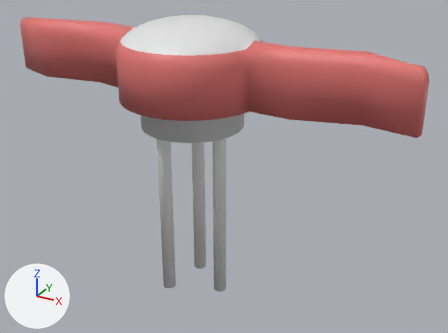
What one commit did to the Blender file CosmicKey.blend.
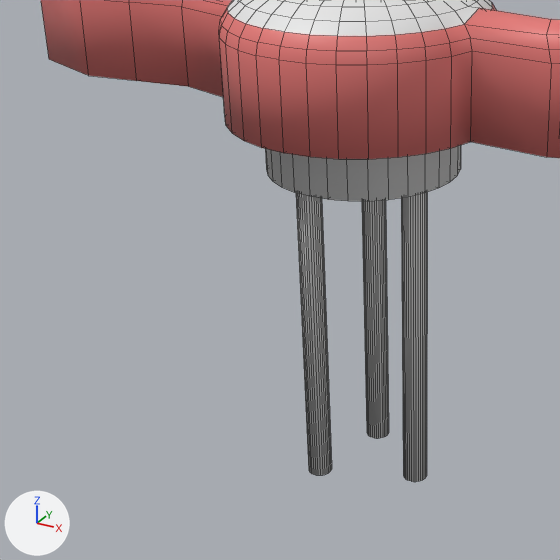
There are two pictures of each version: one whole from a camera (50 mm lens) standing at (4.92, -7.95, 3.91) and looking at (0.4, 0.28, -0.2), one close up on the part from 0% to 66% of the width and 11% to 100% of the height. The axes (+X, +Y, +Z) are drawn at lower left. The lights are the same throughout. The close-ups show mesh edges as thin lines.

The first close-up shows 'CosmicKey01'.
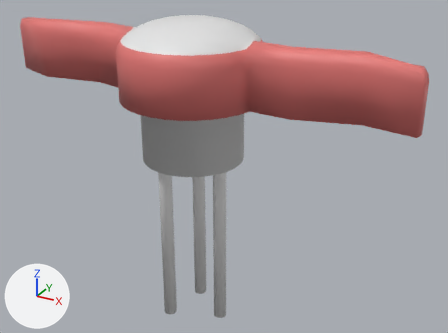
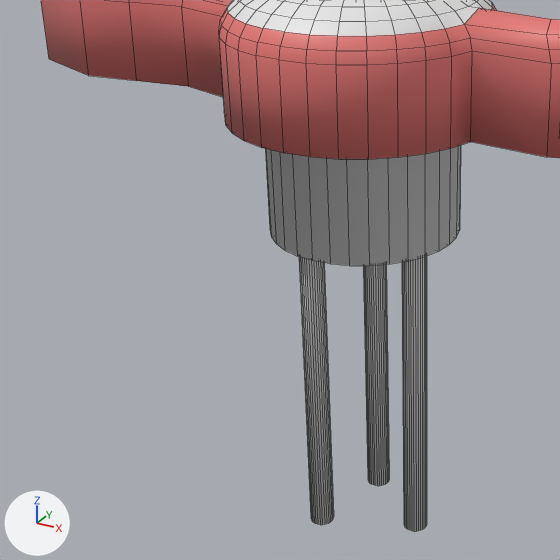
Where the change shows, as pixel boxes [x1, y1, x2, y2] in the close-ups (560 x 560 px; the box of a moved part takes in the faces that stretch with it):
'CosmicKey01', reshaped
    before: [41, 0, 560, 482]
    after: [41, 0, 560, 531]
part 1 of me_cylinder, moved or reshaped
    before: [362, 200, 389, 438]
    after: [363, 264, 389, 486]
part 2 of me_cylinder, moved or reshaped
    before: [401, 192, 427, 482]
    after: [402, 256, 427, 531]
part 3 of me_cylinder, moved or reshaped
    before: [296, 193, 332, 475]
    after: [299, 257, 334, 525]
part 4 of me_cylinder, moved or reshaped
    before: [265, 145, 461, 201]
    after: [265, 145, 461, 266]

The edits, one by one:
me_cylinder has 710 vertices, 587 faces and spans x -3.56..3.51, y -1.15..1.1, z -2.38..2.22.
me_cylinder is used by ob_cosmickey01; location (0.0, 0.0, 0.0).
me_cylinder part 1: the loose piece of 64 vertices spanning x -0.3..-0.08, y 0.32..0.54, z -2.38..0.8 is moved by (0.0, 0.0, -0.55).
me_cylinder part 2: the loose piece of 64 vertices spanning x 0.38..0.59, y -0.13..0.08, z -2.38..0.8 is moved by (0.0, 0.0, -0.55).
me_cylinder part 3: the loose piece of 64 vertices spanning x -0.45..-0.23, y -0.47..-0.26, z -2.38..0.8 is moved by (0.0, 0.0, -0.55).
me_cylinder part 4: all 96 vertices in x -0.82..0.82, y -0.84..0.79, z 0.56..0.73 are moved by (0.0, 0.0, -0.55).
